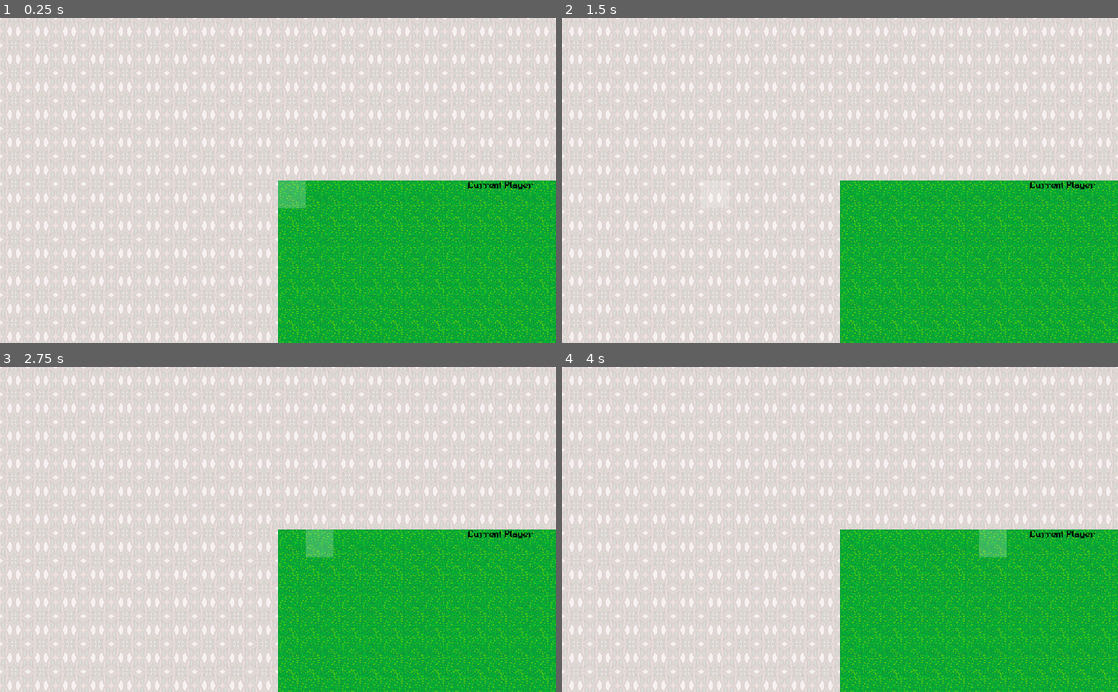
Above: before the commit, frames 1-4 (two rows, left to right).
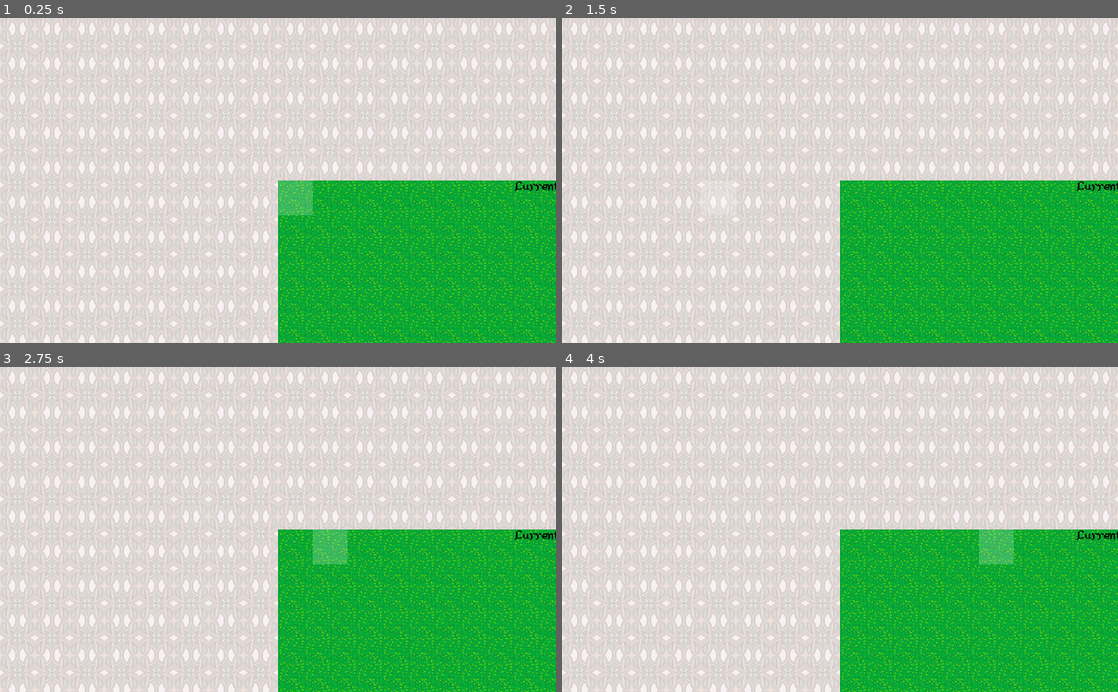
Above: after the commit, the same moments.

Repository: kybek/disconnect
Game: Godot game, scene res://src/world.tscn
The game is run twice, just before and just after one commit, with the same random seed, the same clock (stepped at 60 frames per second) and the same inputs. This scene is started directly instead of the project's main scene. The engine's default icon, where the game draws it, is replaced by a stand-in: a white triangle on a blue panel in a dark square.
Inputs (mouse positions are in pixels of both pictures, inside the frame that each line leads up to):
- Up to frame 1 (0.25 s): no input
- Up to frame 2 (1.5 s): tap Enter at 0.5 s; move the mouse to (962, 164) at 0.52 s; tap Space (ui_select) at 0.77, 1.25 s; move the mouse to (728, 196) at 1.27 s
- Up to frame 3 (2.75 s): tap Space (ui_select) at 1.52 s; tap Enter at 2 s; move the mouse to (333, 458) at 2.02 s
- Up to frame 4 (4 s): tap Space (ui_select) at 2.75, 3.02, 3.77 s; move the mouse to (812, 594) at 2.77 s; tap Enter at 3.5 s; move the mouse to (1006, 578) at 3.52 s

The runs differ from the first frame. In frame 1, 24% of the frame differs, in the area x 0-100%, y 0-100%; in frame 2, 23%; in frame 3, 24%; in frame 4, 24%.

Commit message:
Removed camera zoom for bigger board

Diff:
--- a/src/world.tscn
+++ b/src/world.tscn
@@ -61,7 +61,6 @@
 
 [node name="Camera2D" type="Camera2D" parent="."]
 current = true
-zoom = Vector2( 1.25, 1.25 )
 
 [node name="baseground" type="TextureRect" parent="."]
 show_behind_parent = true
